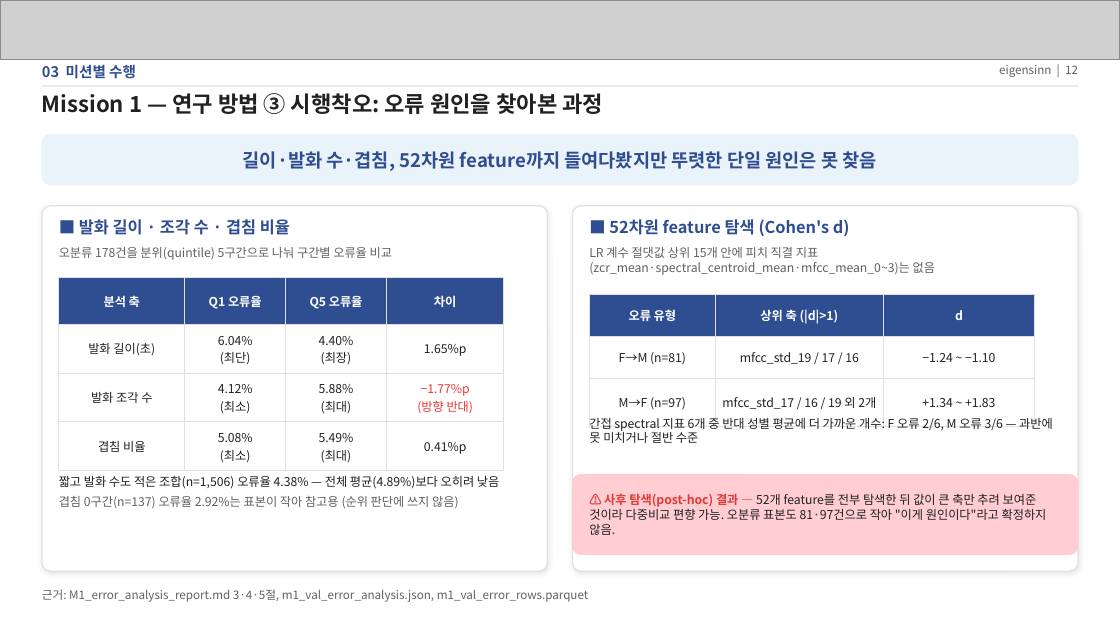
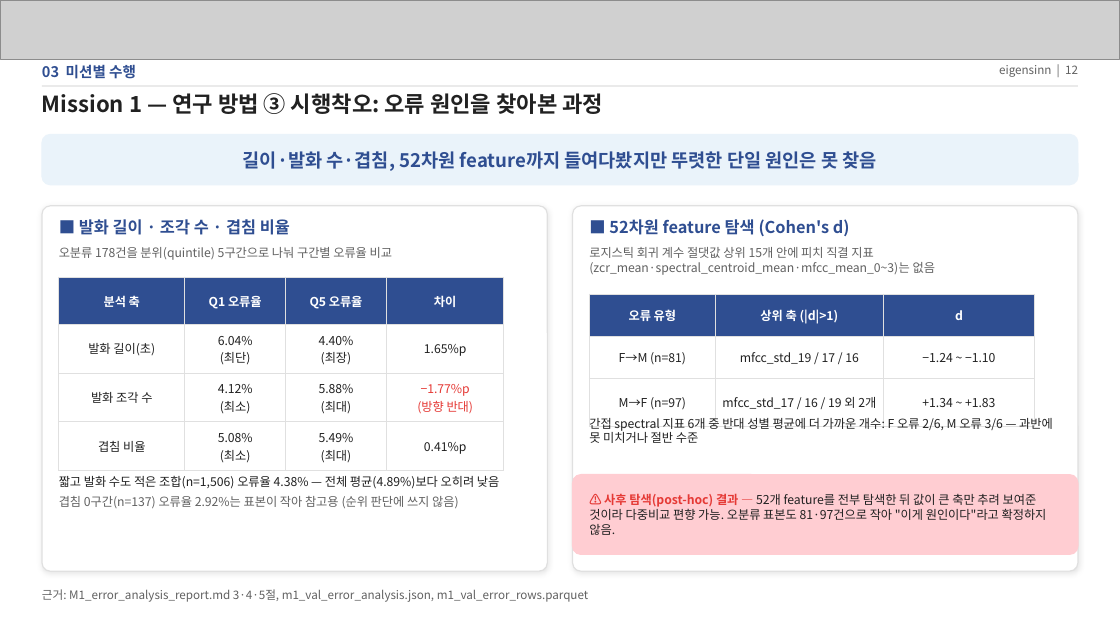
Before and after one commit to eigensinn-dcc2026/prelim, a slide deck: slide 12 of ppt/DCC2026_예선_결과정리.pptx. Drawn at 1120x630 pixels with LibreOffice and Linux fonts; fonts in the diff are those of the drawing; grey boxes stand for pictures. Boxes give left, top, right and bottom in pixels: in the first picture for what was removed or moved away, otherwise in the second. Text is boxed around its words. In the diff, an @@ line names an element or a change of style, - is before the commit and + after.

```diff
--- a/ppt/DCC2026_예선_결과정리.pptx
+++ b/ppt/DCC2026_예선_결과정리.pptx
@@ text at (x1=589, y1=247, x2=935, y2=275): text changed @@
-LR 계수 절댓값 상위 15개 안에 피치 직결 지표(zcr_mean·spectral_centroid_mean·mfcc_mean_0~3)는 없음
+로지스틱 회귀 계수 절댓값 상위 15개 안에 피치 직결 지표(zcr_mean·spectral_centroid_mean·mfcc_mean_0~3)는 없음
```
Also in this commit, not shown: 23 other slides changed, 2 slides removed, 1 other file.
